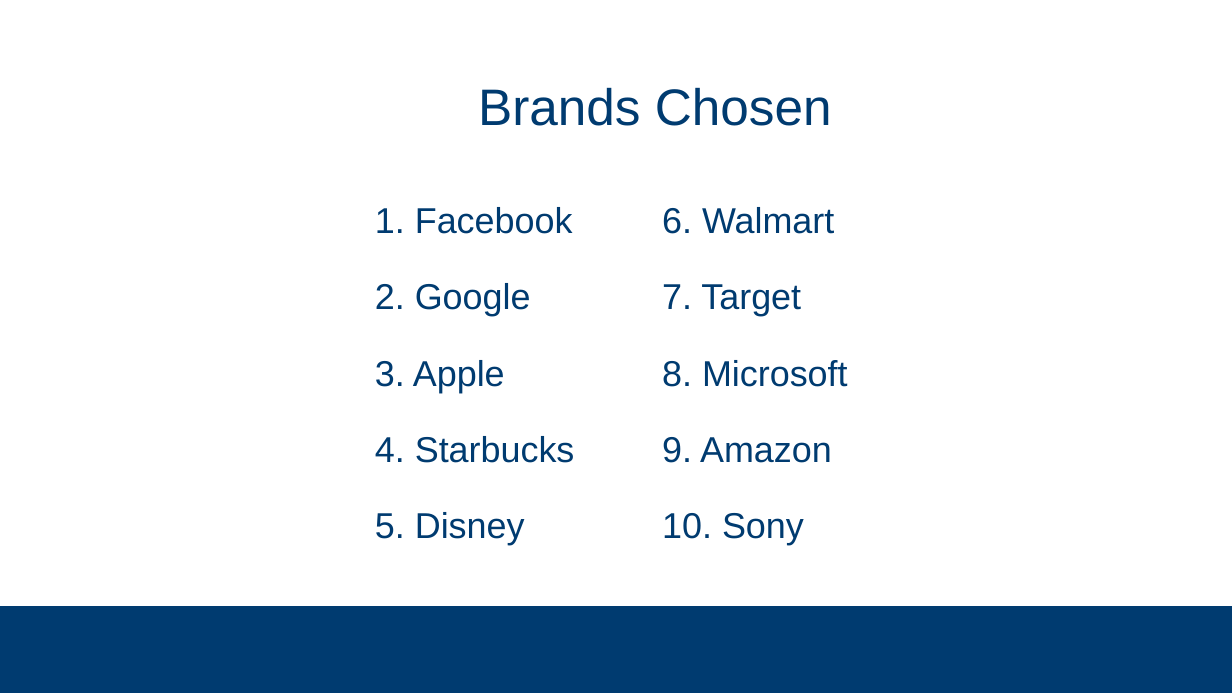
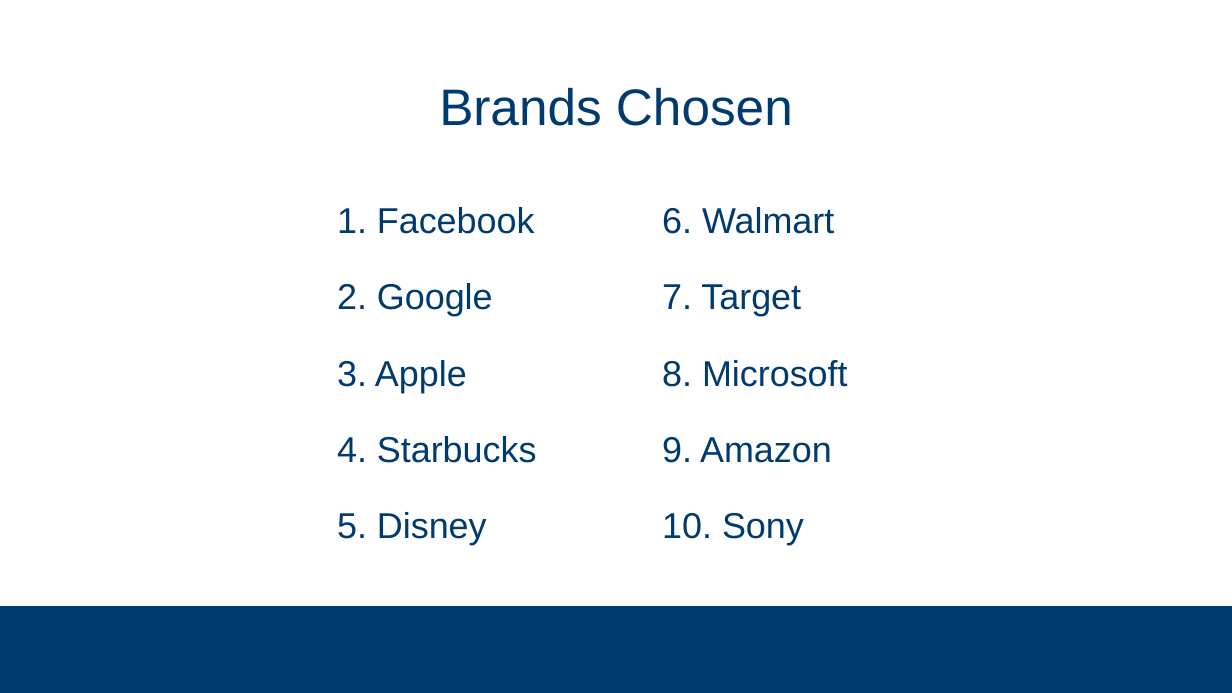
Before and after one commit to subsystem3/project, a slide deck: slide 9 of Final-Project-Team-2.pptx (slide 10 before the commit). Drawn at 1232x693 pixels with LibreOffice and Linux fonts; fonts in the diff are those of the drawing; background and template pictures are left out. Boxes give left, top, right and bottom in pixels: in the first picture for what was removed or moved away, otherwise in the second. Text is boxed around its words. In the diff, an @@ line names an element or a change of style, - is before the commit and + after.

```diff
--- a/Final-Project-Team-2.pptx
+++ b/Final-Project-Team-2.pptx
@@ title "Brands Chosen": place and size @@
-title "Brands Chosen" at bbox=[478, 87, 832, 126]
+title "Brands Chosen" at bbox=[439, 87, 793, 126]
@@ text "1. Facebook": place and size @@
-text "1. Facebook" at bbox=[375, 207, 575, 545]
+text "1. Facebook" at bbox=[337, 207, 537, 545]
```
Also in this commit, not shown: 1 slide removed.
